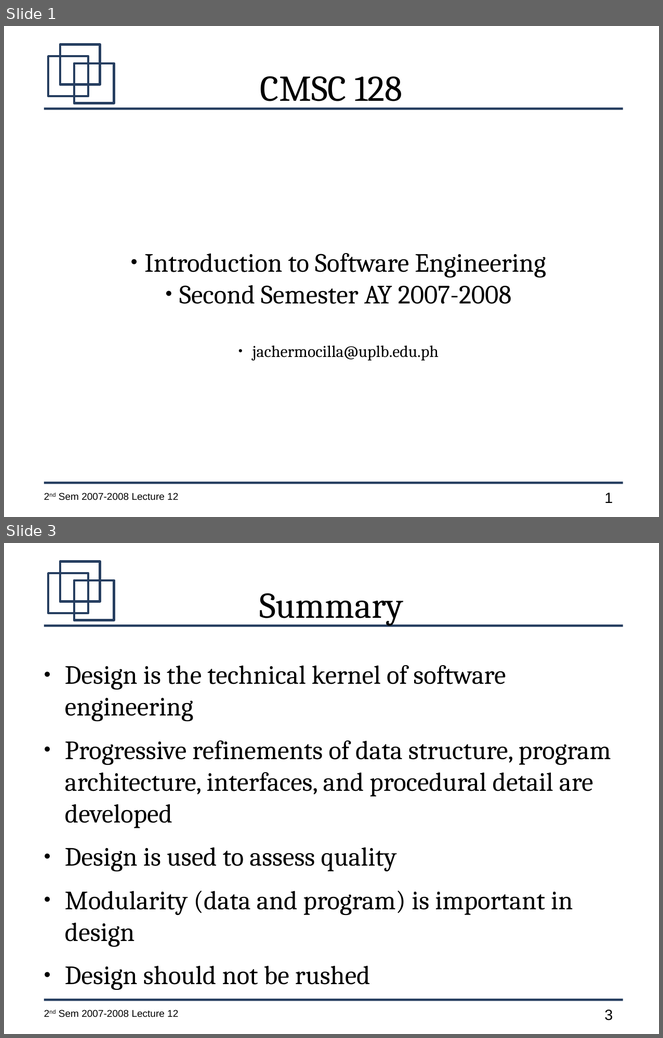
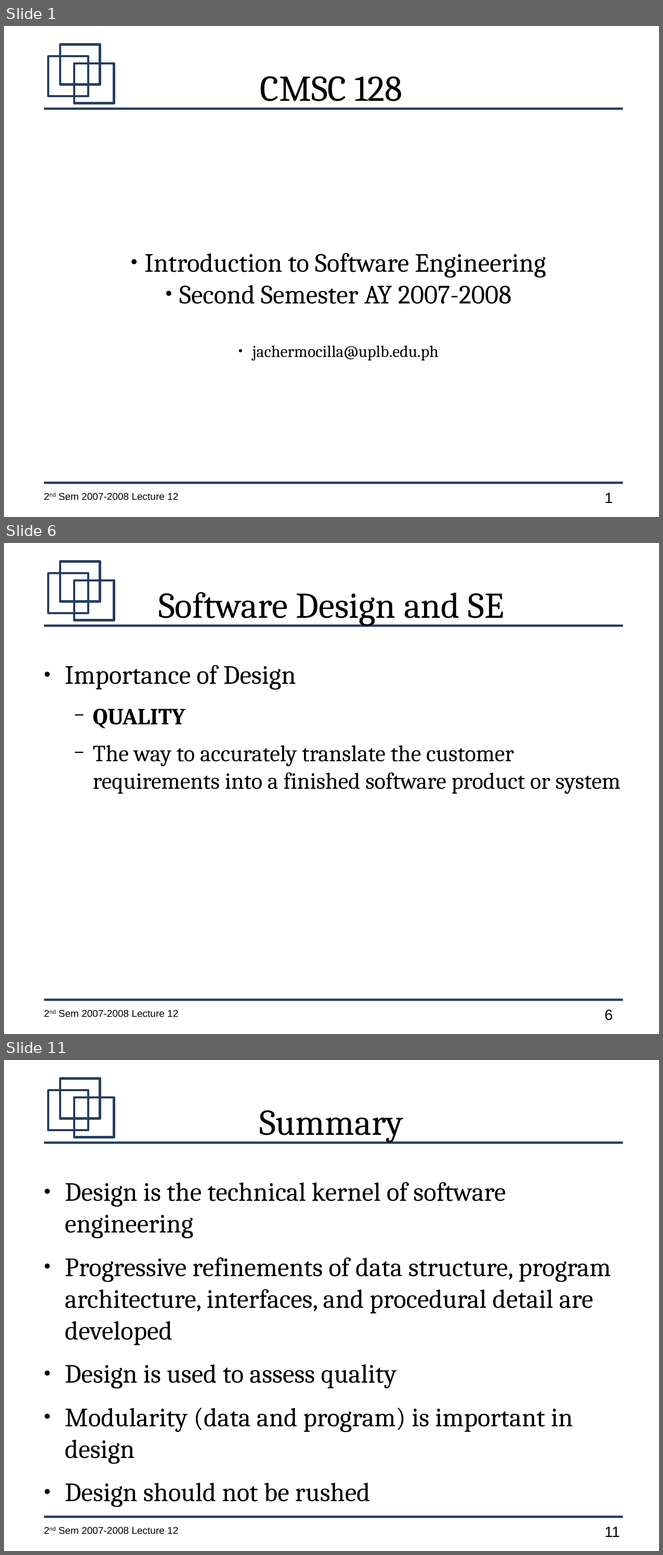
Before and after one commit to jachermocilla/jach-homepage, a slide deck: CMSC128-2nd-Sem-2007-L13.odp. Shown one above the other, each under a label of ours: slides 1 and 3 before the commit, slides 1, 6 and 11 after it; the slides between them are not shown. The pictures are 663x1038 and 663x1555 pixels, drawn with LibreOffice and Linux fonts; fonts in the diff are those of the drawing. Boxes give left, top, right and bottom in pixels: in the first picture for what was removed or moved away, otherwise in the second. Text is boxed around its words. In the diff, an @@ line names an element or a change of style, - is before the commit and + after.

```diff
--- a/CMSC128-2nd-Sem-2007-L13.odp
+++ b/CMSC128-2nd-Sem-2007-L13.odp
@@ slide 6 added at (x1=4, y1=543, x2=659, y2=1034), background #FFFFFF; not listed: 7 template elements that a slide beside it also shows @@
@@ title added at (x1=158, y1=592, x2=504, y2=626), 44 pt, text #000000 @@
+Software Design and SE
@@ text added at (x1=65, y1=665, x2=621, y2=794), 28 pt, text #000000 @@
+● Importance of Design
+  − QUALITY
+  − The way to accurately translate the customer requirements into a finished software product or system
@@ what was slide 3 is now slide 11 @@
@@ page number at (x1=605, y1=1527, x2=620, y2=1537): text changed @@
-3
+11
```
Also in this commit, not shown: 8 other slides added, 1 slide removed.
